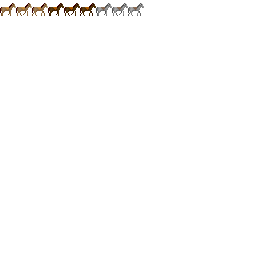
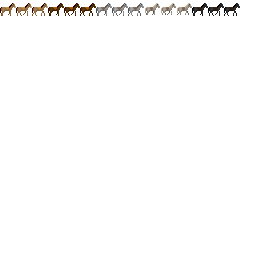
Before/after of a (256, 256) layered artwork. What changed in the layer stack:
painted on "Background" over box(145, 3, 240, 16)
